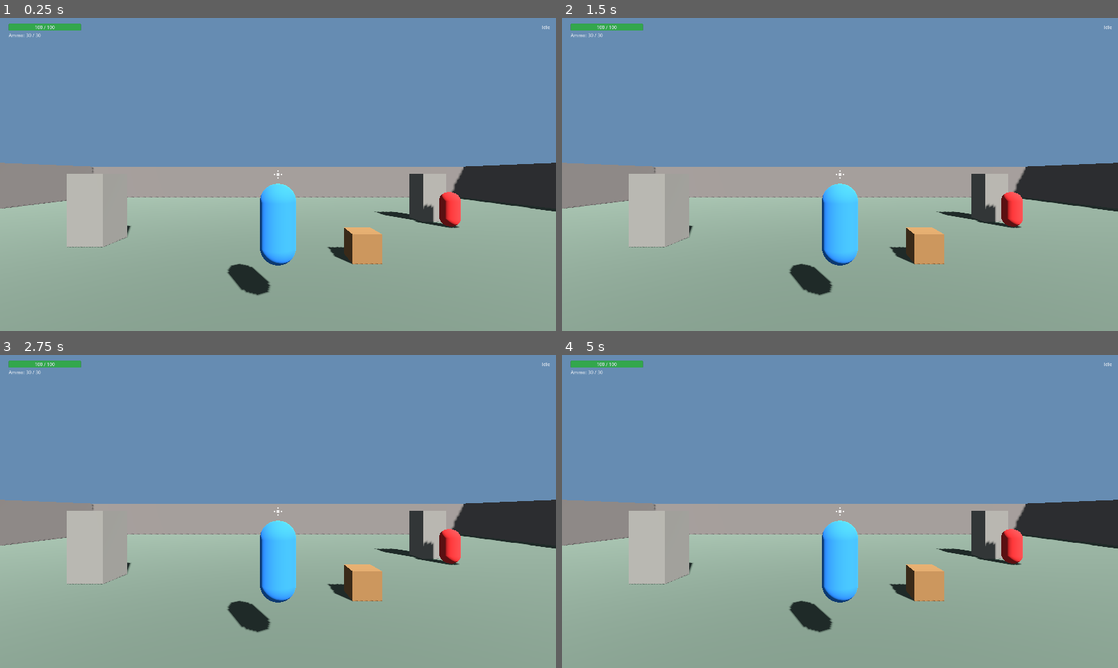
Above: before the commit, frames 1-4 (two rows, left to right).
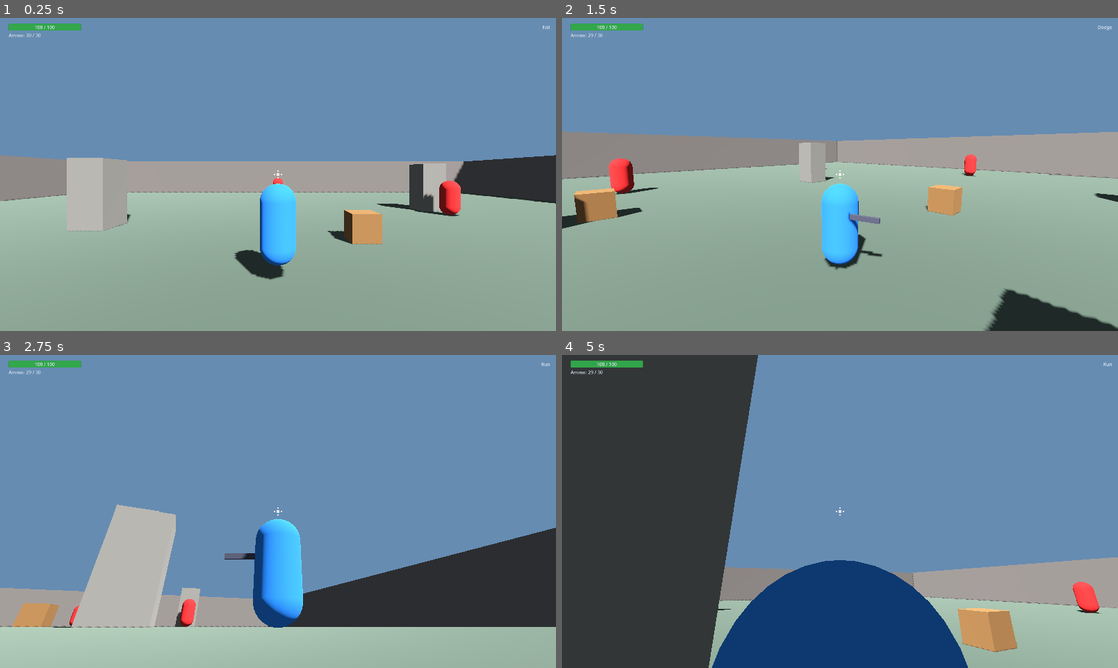
Above: after the commit, the same moments.

Repository: peligwen/exploration
Game: Godot game, scene res://scenes/world/test_arena.tscn
Two runs of this game, one before a commit and one after it. Both use one fixed random seed, a clock stepped at 60 frames per second and the inputs below.
Inputs (mouse positions are in pixels of both pictures, inside the frame that each line leads up to):
- Up to frame 1 (0.25 s): no input
- Up to frame 2 (1.5 s): tap Enter at 0.5 s; move the mouse to (962, 158) at 0.52 s; hold D (move_right) 0.53-1.28 s; hold Right mouse button (aim) 0.53-1.28 s; click (962, 158) at 0.67 s; tap Space (jump) at 0.77 s; move the mouse to (728, 190) at 1.27 s; hold S (move_back) from 1.28 s (still down); tap Ctrl (dodge) at 1.35 s; click (728, 190) at 1.42 s
- Up to frame 3 (2.75 s): tap Space (jump) at 1.52 s; move the mouse to (333, 442) at 2.02 s; release S (move_back) at 2.03 s; press the mouse at (333, 442) at 2.03 s; hold D (move_right) from 2.03 s (still down)
- Up to frame 4 (5 s): move the mouse to (812, 574) at 2.77 s; release D (move_right) at 2.78 s; release the mouse at (812, 574) at 2.78 s; hold W (move_forward) 2.78-3.53 s; tap E (interact) at 2.85 s; click (812, 574) at 2.92 s; tap Space (jump) at 3.02, 3.77, 4.52 s; move the mouse to (1006, 558) at 3.52 s; hold A (move_left) from 3.53 s (still down); tap Tab (item_wheel) at 3.6 s; click (1006, 558) at 3.67 s; move the mouse to (673, 464) at 4.27 s; tap V (melee) at 4.35 s; click (673, 464) at 4.42 s

The runs differ from the first frame. In frame 1, 6.8% of the frame differs, in the area x 0-100%, y 2-89%; in frame 2, 25%; in frame 3, 43%; in frame 4, 61%, in the area x 0-100%, y 0-100%.
Error before the commit: Parse Error: Cannot infer the type of "motion" variable because the value doesn't have a set type. (res://scenes/player/player.gd:56)

Commit message:
Fix type inference error for motion variable in player mouse input

Diff:
--- a/game/scenes/player/player.gd
+++ b/game/scenes/player/player.gd
@@ -52,8 +52,9 @@
 func _unhandled_input(event: InputEvent) -> void:
 	# Mouse look (KB+Mouse mode)
 	if event is InputEventMouseMotion and Input.mouse_mode == Input.MOUSE_MODE_CAPTURED:
+		var mouse_event := event as InputEventMouseMotion
 		var sensitivity := InputManager.mouse_sensitivity
-		var motion := event.relative * sensitivity
+		var motion: Vector2 = mouse_event.relative * sensitivity
 		if InputManager.invert_y_mouse:
 			motion.y *= -1.0
 		camera_controller.apply_mouse_motion(motion)
